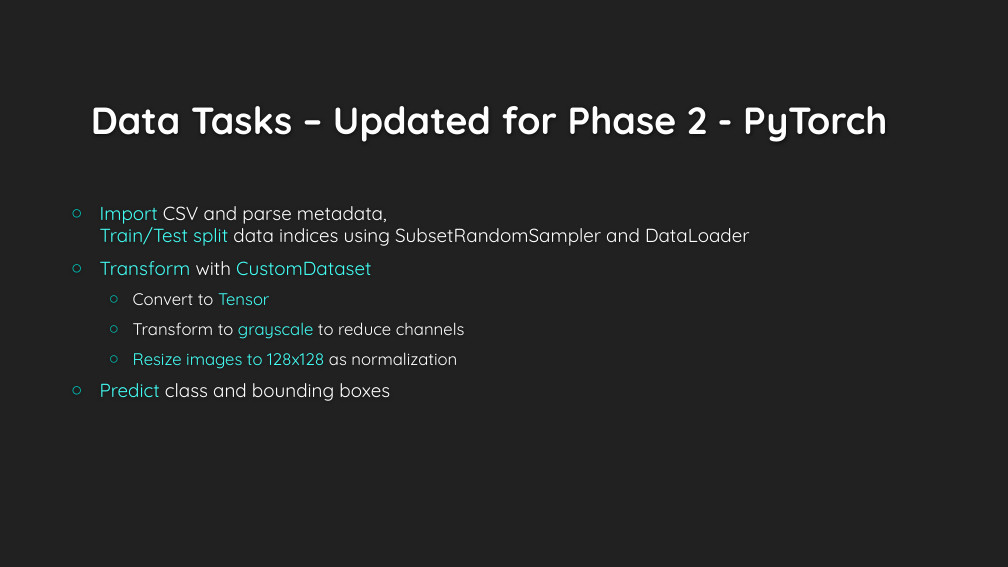
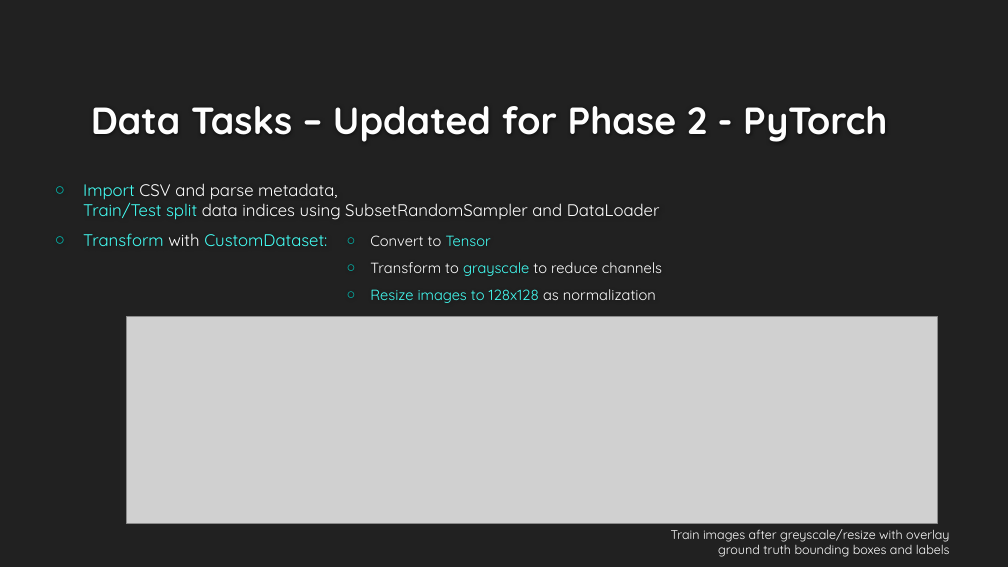
Before and after one commit to LaurenMadar/AML-finalgroup2, a slide deck: slide 5 of other/Group2_Phase2.pptx. Drawn at 1008x567 pixels with LibreOffice and Linux fonts; fonts in the diff are those of the drawing; grey boxes stand for pictures; background and template pictures are left out. Boxes give left, top, right and bottom in pixels: in the first picture for what was removed or moved away, otherwise in the second. Text is boxed around its words. In the diff, an @@ line names an element or a change of style, - is before the commit and + after.

Commit message:
Updates to powerpoint

```diff
--- a/other/Group2_Phase2.pptx
+++ b/other/Group2_Phase2.pptx
@@ text "Import CSV and parse metadata, ...": place and size @@
-text "Import CSV and parse metadata, ..." at (100,206,750,401)
+text "Import CSV and parse metadata, ..." at (83,183,660,246)
@@ text at (83,183,660,220): size 18 to 16 pt in "Import CSV and parse metadata, Train/Test split ..." @@
@@ text at (83,233,327,246): text changed; text colour #FFFFFF to #44FFF5 @@
-○ Transform with CustomDataset
-  ○ Convert to Tensor
-  ○ Transform to grayscale to reduce channels
-  ○ Resize images to 128x128 as normalization
-○ Predict class and bounding boxes
+○ Transform with CustomDataset:
@@ text added at (370,235,662,303), 14 pt, text #FFFFFF @@
+  ○ Convert to Tensor
+  ○ Transform to grayscale to reduce channels
+  ○ Resize images to 128x128 as normalization
@@ picture added at (126,317,938,523) @@
@@ text added at (671,529,950,557), 12 pt, text #FFFFFF @@
+Train images after greyscale/resize with overlay
+ground truth bounding boxes and labels
```
Also in this commit, not shown: 1 other slide changed, 1 other file.
